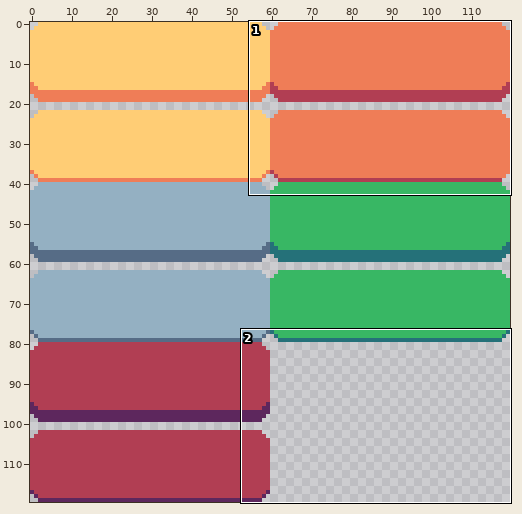
Two versions of one pixel-art file, art/buttons.aseprite. Above, an overview of the earlier version with the close-up marked.
Close-up. First the earlier version:
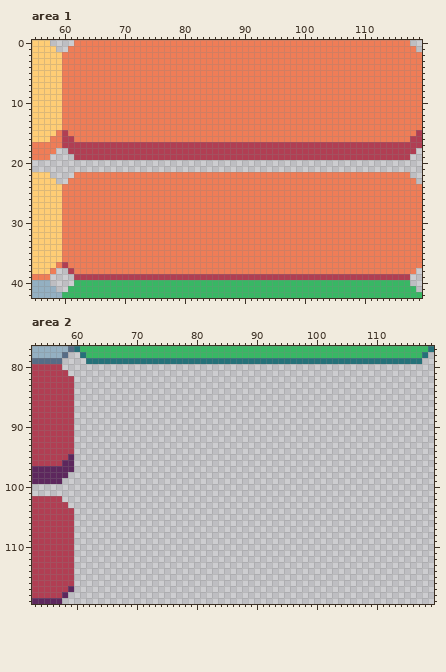
120x120 pixels, 1 frame. Shown: area 1: x 55..119, y 0..42; area 2: x 53..119, y 77..119.
And afterwards:
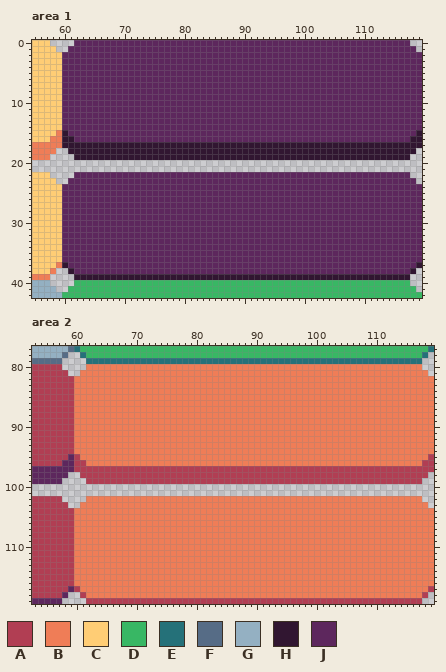
Palette (. is transparent): A #b13e53  B #ef7d57  C #ffcd75  D #38b764  E #257179  F #566c86  G #94b0c2  H #311631  J #5d275d
The edit:
Area 1:
y 0: x 62..117 BBBBBBBBBBBBBBBBBBBBBBBBBBBBBBBBBBBBBBBBBBBBBBBBBBBBBBBB -> JJJJJJJJJJJJJJJJJJJJJJJJJJJJJJJJJJJJJJJJJJJJJJJJJJJJJJJJ
y 1: x 61..118 BBBBBBBBBBBBBBBBBBBBBBBBBBBBBBBBBBBBBBBBBBBBBBBBBBBBBBBBBB -> JJJJJJJJJJJJJJJJJJJJJJJJJJJJJJJJJJJJJJJJJJJJJJJJJJJJJJJJJJ
y 2..14: x 60..119 BBBBBBBBBBBBBBBBBBBBBBBBBBBBBBBBBBBBBBBBBBBBBBBBBBBBBBBBBBBB -> JJJJJJJJJJJJJJJJJJJJJJJJJJJJJJJJJJJJJJJJJJJJJJJJJJJJJJJJJJJJ
y 15: x 60..119 ABBBBBBBBBBBBBBBBBBBBBBBBBBBBBBBBBBBBBBBBBBBBBBBBBBBBBBBBBBA -> HJJJJJJJJJJJJJJJJJJJJJJJJJJJJJJJJJJJJJJJJJJJJJJJJJJJJJJJJJJH
y 16: x 60..119 AABBBBBBBBBBBBBBBBBBBBBBBBBBBBBBBBBBBBBBBBBBBBBBBBBBBBBBBBAA -> HHJJJJJJJJJJJJJJJJJJJJJJJJJJJJJJJJJJJJJJJJJJJJJJJJJJJJJJJJHH
y 17: x 60..119 AAAAAAAAAAAAAAAAAAAAAAAAAAAAAAAAAAAAAAAAAAAAAAAAAAAAAAAAAAAA -> HHHHHHHHHHHHHHHHHHHHHHHHHHHHHHHHHHHHHHHHHHHHHHHHHHHHHHHHHHHH
y 18: x 61..118 AAAAAAAAAAAAAAAAAAAAAAAAAAAAAAAAAAAAAAAAAAAAAAAAAAAAAAAAAA -> HHHHHHHHHHHHHHHHHHHHHHHHHHHHHHHHHHHHHHHHHHHHHHHHHHHHHHHHHH
y 19: x 62..117 AAAAAAAAAAAAAAAAAAAAAAAAAAAAAAAAAAAAAAAAAAAAAAAAAAAAAAAA -> HHHHHHHHHHHHHHHHHHHHHHHHHHHHHHHHHHHHHHHHHHHHHHHHHHHHHHHH
y 22: x 62..117 BBBBBBBBBBBBBBBBBBBBBBBBBBBBBBBBBBBBBBBBBBBBBBBBBBBBBBBB -> JJJJJJJJJJJJJJJJJJJJJJJJJJJJJJJJJJJJJJJJJJJJJJJJJJJJJJJJ
y 23: x 61..118 BBBBBBBBBBBBBBBBBBBBBBBBBBBBBBBBBBBBBBBBBBBBBBBBBBBBBBBBBB -> JJJJJJJJJJJJJJJJJJJJJJJJJJJJJJJJJJJJJJJJJJJJJJJJJJJJJJJJJJ
y 24..36: x 60..119 BBBBBBBBBBBBBBBBBBBBBBBBBBBBBBBBBBBBBBBBBBBBBBBBBBBBBBBBBBBB -> JJJJJJJJJJJJJJJJJJJJJJJJJJJJJJJJJJJJJJJJJJJJJJJJJJJJJJJJJJJJ
y 37: x 60..119 ABBBBBBBBBBBBBBBBBBBBBBBBBBBBBBBBBBBBBBBBBBBBBBBBBBBBBBBBBBB -> HJJJJJJJJJJJJJJJJJJJJJJJJJJJJJJJJJJJJJJJJJJJJJJJJJJJJJJJJJJH
y 38: x 61..118 ABBBBBBBBBBBBBBBBBBBBBBBBBBBBBBBBBBBBBBBBBBBBBBBBBBBBBBBBB -> HJJJJJJJJJJJJJJJJJJJJJJJJJJJJJJJJJJJJJJJJJJJJJJJJJJJJJJJJH
y 39: x 62..117 AAAAAAAAAAAAAAAAAAAAAAAAAAAAAAAAAAAAAAAAAAAAAAAAAAAAAAAA -> HHHHHHHHHHHHHHHHHHHHHHHHHHHHHHHHHHHHHHHHHHHHHHHHHHHHHHHH
Area 2:
y 80: x 62..117 ........................................................ -> BBBBBBBBBBBBBBBBBBBBBBBBBBBBBBBBBBBBBBBBBBBBBBBBBBBBBBBB
y 81: x 61..118 .......................................................... -> BBBBBBBBBBBBBBBBBBBBBBBBBBBBBBBBBBBBBBBBBBBBBBBBBBBBBBBBBB
y 82..94: x 60..119 ............................................................ -> BBBBBBBBBBBBBBBBBBBBBBBBBBBBBBBBBBBBBBBBBBBBBBBBBBBBBBBBBBBB
y 95: x 60..119 ............................................................ -> ABBBBBBBBBBBBBBBBBBBBBBBBBBBBBBBBBBBBBBBBBBBBBBBBBBBBBBBBBBA
y 96: x 60..119 ............................................................ -> AABBBBBBBBBBBBBBBBBBBBBBBBBBBBBBBBBBBBBBBBBBBBBBBBBBBBBBBBAA
y 97: x 60..119 ............................................................ -> AAAAAAAAAAAAAAAAAAAAAAAAAAAAAAAAAAAAAAAAAAAAAAAAAAAAAAAAAAAA
y 98: x 61..118 .......................................................... -> AAAAAAAAAAAAAAAAAAAAAAAAAAAAAAAAAAAAAAAAAAAAAAAAAAAAAAAAAA
y 99: x 62..117 ........................................................ -> AAAAAAAAAAAAAAAAAAAAAAAAAAAAAAAAAAAAAAAAAAAAAAAAAAAAAAAA
y 102: x 62..117 ........................................................ -> BBBBBBBBBBBBBBBBBBBBBBBBBBBBBBBBBBBBBBBBBBBBBBBBBBBBBBBB
y 103: x 61..118 .......................................................... -> BBBBBBBBBBBBBBBBBBBBBBBBBBBBBBBBBBBBBBBBBBBBBBBBBBBBBBBBBB
y 104..116: x 60..119 ............................................................ -> BBBBBBBBBBBBBBBBBBBBBBBBBBBBBBBBBBBBBBBBBBBBBBBBBBBBBBBBBBBB
y 117: x 60..119 ............................................................ -> ABBBBBBBBBBBBBBBBBBBBBBBBBBBBBBBBBBBBBBBBBBBBBBBBBBBBBBBBBBA
y 118: x 61..118 .......................................................... -> ABBBBBBBBBBBBBBBBBBBBBBBBBBBBBBBBBBBBBBBBBBBBBBBBBBBBBBBBA
y 119: x 62..117 ........................................................ -> AAAAAAAAAAAAAAAAAAAAAAAAAAAAAAAAAAAAAAAAAAAAAAAAAAAAAAAA
